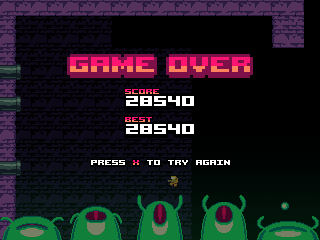
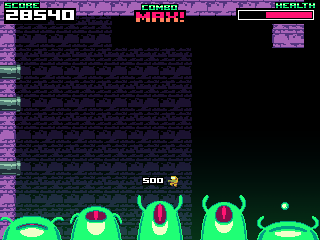
Before/after of a w=320, h=240 layered artwork. What changed in the layer stack:
hid group "game over" (8 layers) over [0, 0, 320, 240]
showed group "hud" (16 layers) over [4, 2, 316, 185]
added layer "MAX! red" in group "combo" over [134, 10, 186, 22]
painted on "pipes" over [0, 64, 21, 176]
